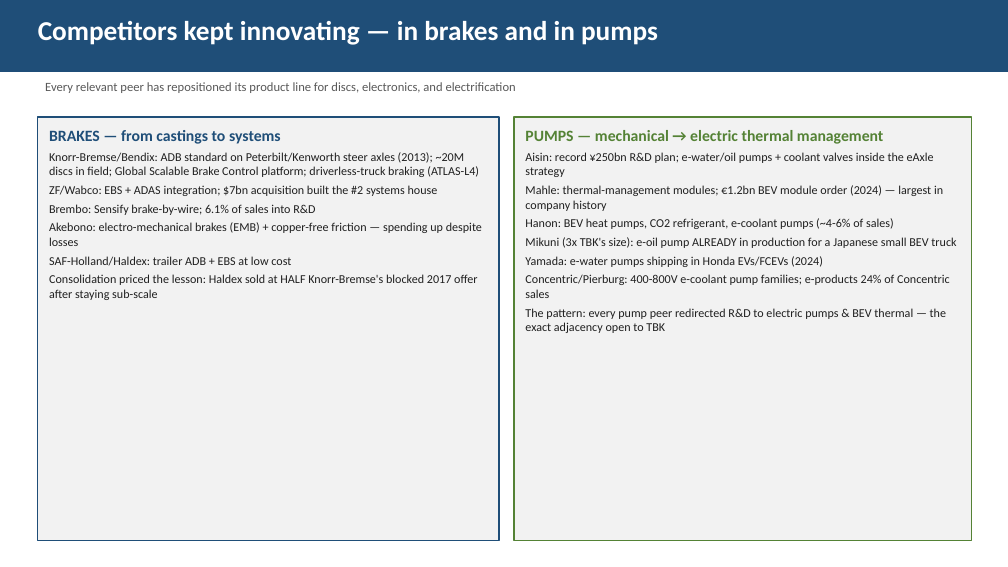
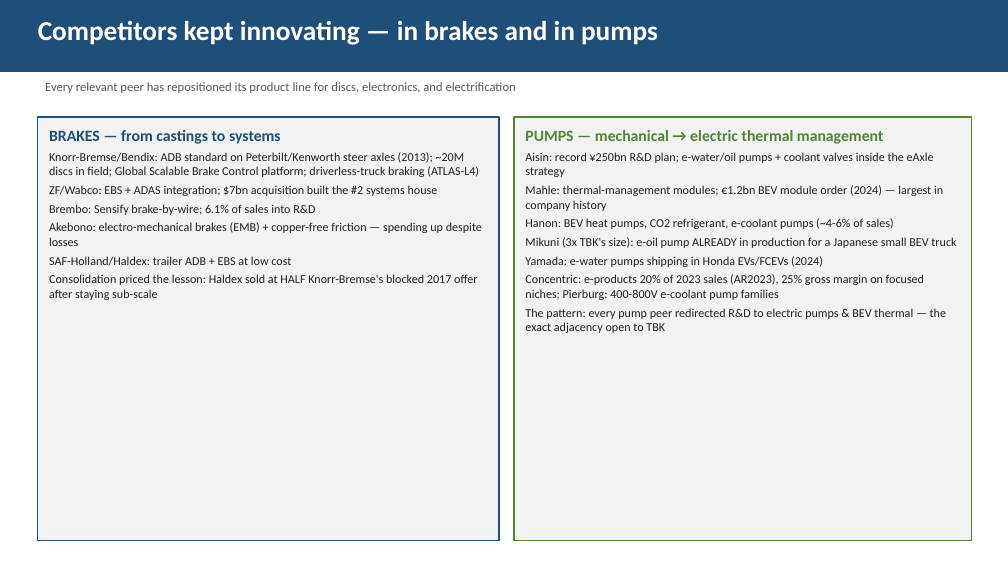
Before and after one commit to charette-lab/Claude, a slide deck: slide 5 of TBK_rd_gap_slides.pptx. Drawn at 1008x567 pixels with LibreOffice and Linux fonts; fonts in the diff are those of the drawing. Boxes give left, top, right and bottom in pixels: in the first picture for what was removed or moved away, otherwise in the second. Text is boxed around its words. In the diff, an @@ line names an element or a change of style, - is before the commit and + after.

```diff
--- a/TBK_rd_gap_slides.pptx
+++ b/TBK_rd_gap_slides.pptx
@@ text in rectangle at (525, 274, 924, 300): text changed @@
-Concentric/Pierburg: 400-800V e-coolant pump families; e-products 24% of Concentric sales
+Concentric: e-products 20% of 2023 sales (AR2023), 25% gross margin on focused niches; Pierburg: 400-800V e-coolant pump families
```
Also in this commit, not shown: 4 other slides changed, 4 other files.
